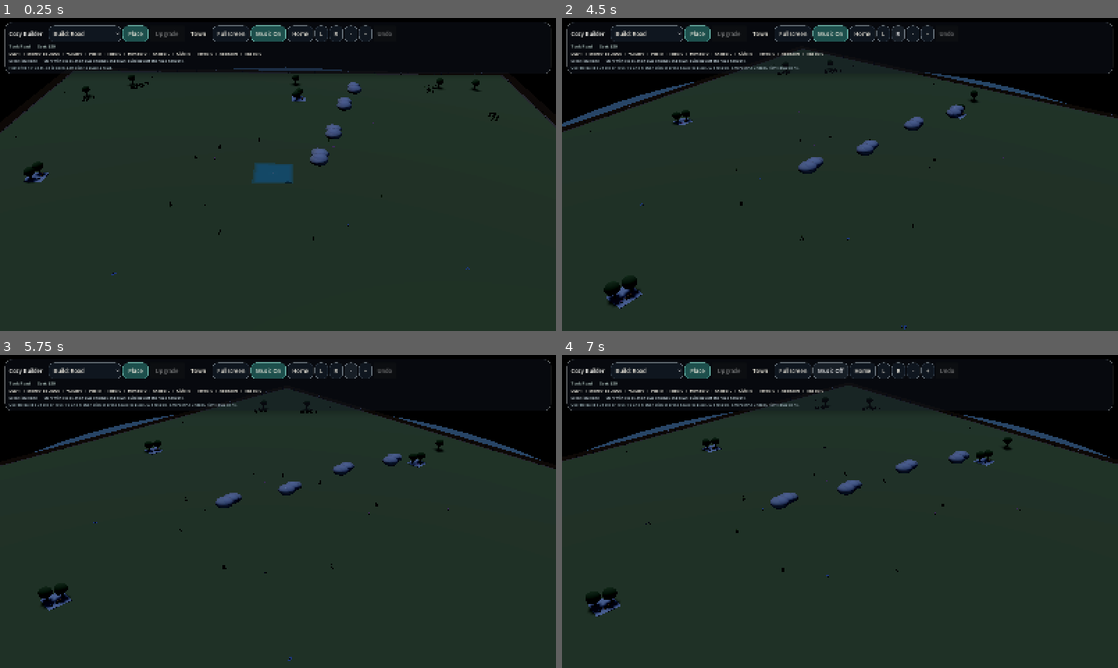
Above: before the commit, frames 1-4 (two rows, left to right).
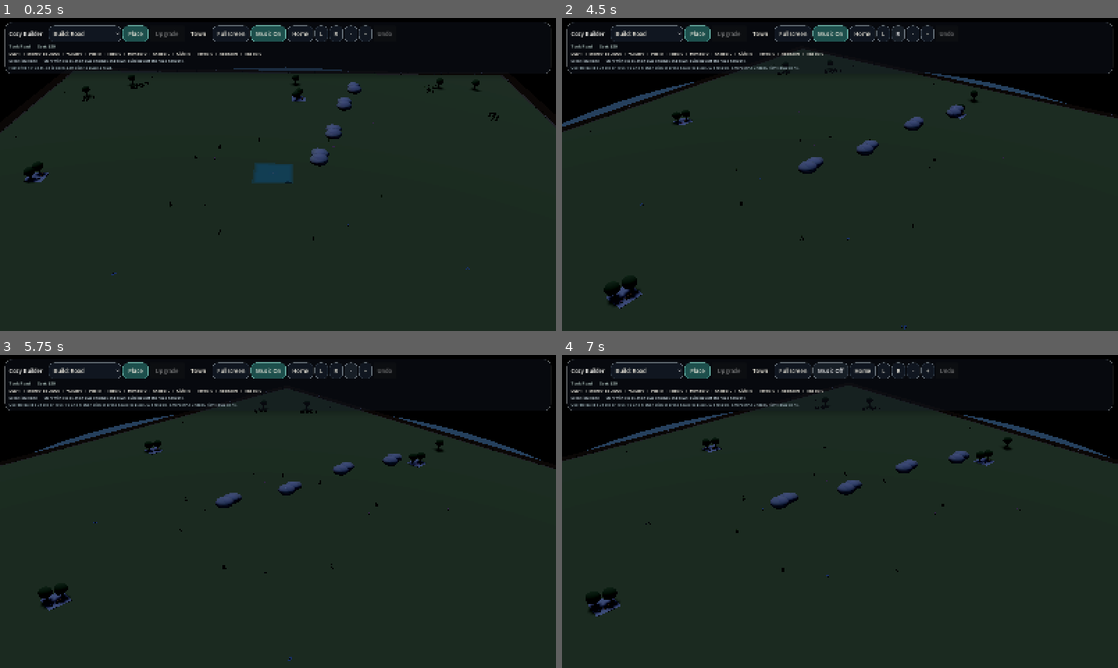
Above: after the commit, the same moments.

Repository: johnswaffles/my-backend-api
Game: Godot game, scene res://scenes/main_scene.tscn
Two runs of this game, one before a commit and one after it. Both use one fixed random seed, a clock stepped at 60 frames per second and the inputs below.
Inputs:
- Up to frame 1 (0.25 s): no input
- Up to frame 2 (4.5 s): click "Build: Road" at 0.5 s; click "Place" at 1.25 s; click "Town" at 2 s; click "Home" at 2.75 s; click "L" at 3.5 s; click "R" at 4.25 s
- Up to frame 3 (5.75 s): click "-" at 5 s
- Up to frame 4 (7 s): click "+" at 5.75 s; click "Music On" at 6.5 s

The runs differ from the first frame. In frame 1, less than 0.1% of the frame differs, in the area x 6-65%, y 20-50%; in frame 2, less than 0.1%; in frame 3, less than 0.1%; in frame 4, less than 0.1%, in the area x 27-75%, y 30-48%.

Commit message:
Greatly reduce dusk washout

Diff:
--- a/cozy-builder-godot/scenes/lighting_controller.tscn
+++ b/cozy-builder-godot/scenes/lighting_controller.tscn
@@ -18,19 +18,19 @@
 sky = SubResource("2")
 ambient_light_source = 3
 ambient_light_color = Color(0.0745098, 0.0862745, 0.117647, 1)
-ambient_light_energy = 0.08
+ambient_light_energy = 0.04
 reflected_light_source = 1
 tonemap_mode = 2
 glow_enabled = true
-glow_bloom = 0.02
-glow_intensity = 0.03
+glow_bloom = 0.005
+glow_intensity = 0.01
 fog_enabled = false
 fog_light_color = Color(0.282353, 0.223529, 0.231373, 1)
 fog_light_energy = 0.0
 fog_density = 0.0
 adjustment_enabled = true
-adjustment_brightness = 0.97
-adjustment_contrast = 1.0
+adjustment_brightness = 1.0
+adjustment_contrast = 0.98
 adjustment_saturation = 1.04
 
 [node name="LightingController" type="Node3D"]
@@ -42,11 +42,11 @@
 [node name="Sun" type="DirectionalLight3D" parent="."]
 rotation_degrees = Vector3(-68, -32, 0)
 light_color = Color(0.560784, 0.65098, 0.839216, 1)
-light_energy = 0.22
+light_energy = 0.16
 shadow_enabled = true
 directional_shadow_mode = 2
 directional_shadow_max_distance = 180.0
-shadow_blur = 0.96
+shadow_blur = 1.0
 directional_shadow_blend_splits = true
 shadow_bias = 0.04
 shadow_normal_bias = 1.8
@@ -54,5 +54,5 @@
 [node name="FillLight" type="DirectionalLight3D" parent="."]
 rotation_degrees = Vector3(-18, 136, 0)
 light_color = Color(0.235294, 0.313726, 0.505882, 1)
-light_energy = 0.05
+light_energy = 0.02
 shadow_enabled = false
--- a/cozy-builder-godot/scripts/building_system.gd
+++ b/cozy-builder-godot/scripts/building_system.gd
@@ -3043,31 +3043,31 @@
 	var town_strength := _town_light_strength()
 	var cycle := fmod(float(_day - 1) + _simulation_clock / 7.5, 6.0) / 6.0
 	var moon_wave := sin(cycle * TAU)
-	var night_strength: float = clampf(1.0 - town_strength * 0.2 + moon_wave * 0.015, 0.24, 1.0)
-	var sky_top: Color = Color(0.05, 0.06, 0.09).lerp(Color(0.08, 0.09, 0.12), town_strength * 0.4)
-	var sky_horizon: Color = Color(0.08, 0.08, 0.1).lerp(Color(0.22, 0.18, 0.16), town_strength * 0.28)
+	var night_strength: float = clampf(1.0 - town_strength * 0.1 + moon_wave * 0.01, 0.32, 1.0)
+	var sky_top: Color = Color(0.05, 0.06, 0.09).lerp(Color(0.06, 0.07, 0.1), town_strength * 0.18)
+	var sky_horizon: Color = Color(0.06, 0.06, 0.08).lerp(Color(0.12, 0.1, 0.09), town_strength * 0.12)
 	if world_environment and world_environment.environment:
 		var env: Environment = world_environment.environment
 		env.background_mode = Environment.BG_COLOR
-		env.background_color = sky_top.lerp(sky_horizon, 0.46)
-		env.ambient_light_color = sky_top.lerp(Color(0.82, 0.78, 0.74), 0.07)
-		env.ambient_light_energy = 0.08 + town_strength * 0.04
+		env.background_color = sky_top.lerp(sky_horizon, 0.24)
+		env.ambient_light_color = sky_top.lerp(Color(0.72, 0.7, 0.68), 0.05)
+		env.ambient_light_energy = 0.04 + town_strength * 0.015
 		env.fog_enabled = false
 		env.fog_density = 0.0
-		env.glow_bloom = 0.02 + town_strength * 0.015
-		env.glow_intensity = 0.03 + town_strength * 0.02
+		env.glow_bloom = 0.005 + town_strength * 0.005
+		env.glow_intensity = 0.01 + town_strength * 0.01
 		env.adjustment_enabled = true
-		env.adjustment_brightness = 0.97 + town_strength * 0.015
-		env.adjustment_contrast = 1.0 + night_strength * 0.02
+		env.adjustment_brightness = 1.0
+		env.adjustment_contrast = 0.98 + night_strength * 0.015
 		env.adjustment_saturation = 1.04
 	if sun:
-		sun.light_color = Color(0.55, 0.63, 0.82).lerp(Color(0.95, 0.8, 0.62), town_strength * 0.35)
-		sun.light_energy = 0.22 + town_strength * 0.12
+		sun.light_color = Color(0.55, 0.63, 0.82).lerp(Color(0.82, 0.74, 0.66), town_strength * 0.2)
+		sun.light_energy = 0.16 + town_strength * 0.06
 		sun.rotation_degrees = Vector3(-62.0, -30.0, 0.0)
-		sun.shadow_blur = 0.96
+		sun.shadow_blur = 1.0
 	if fill_light:
-		fill_light.light_color = Color(0.26, 0.34, 0.54).lerp(Color(0.9, 0.8, 0.68), town_strength * 0.22)
-		fill_light.light_energy = 0.05 + town_strength * 0.025
+		fill_light.light_color = Color(0.26, 0.34, 0.54).lerp(Color(0.8, 0.75, 0.7), town_strength * 0.1)
+		fill_light.light_energy = 0.02 + town_strength * 0.01
 
 	for band in _window_bands:
 		if is_instance_valid(band):
@@ -3095,7 +3095,7 @@
 		if tool == BUILD_TOOL_ROAD or SCENIC_TOOL_SPECS.has(tool):
 			continue
 		active_count += 1
-	return clampf(0.04 + float(active_count) * 0.025, 0.0, 0.22)
+	return clampf(0.03 + float(active_count) * 0.01, 0.0, 0.08)
 
 
 func _spawn_house_tile(world_position: Vector3, preview: bool) -> Node3D:
--- a/cozy-builder-godot/scripts/lighting_controller.gd
+++ b/cozy-builder-godot/scripts/lighting_controller.gd
@@ -9,31 +9,31 @@
 	var cycle := fmod(float(day - 1) + simulation_clock / 7.5, 6.0) / 6.0
 	var moon_wave := sin(cycle * TAU)
 	var town_strength: float = clampf(town_light_level, 0.0, 1.0)
-	var night_strength: float = clampf(1.0 - town_strength * 0.2 + moon_wave * 0.015, 0.24, 1.0)
-	var sky_top: Color = Color(0.05, 0.06, 0.09).lerp(Color(0.08, 0.09, 0.12), town_strength * 0.4)
-	var sky_horizon: Color = Color(0.08, 0.08, 0.1).lerp(Color(0.22, 0.18, 0.16), town_strength * 0.28)
+	var night_strength: float = clampf(1.0 - town_strength * 0.1 + moon_wave * 0.01, 0.32, 1.0)
+	var sky_top: Color = Color(0.05, 0.06, 0.09).lerp(Color(0.06, 0.07, 0.1), town_strength * 0.18)
+	var sky_horizon: Color = Color(0.06, 0.06, 0.08).lerp(Color(0.12, 0.1, 0.09), town_strength * 0.12)
 	if world_environment and world_environment.environment:
 		var env: Environment = world_environment.environment
 		env.background_mode = Environment.BG_SKY
-		env.background_color = sky_top.lerp(sky_horizon, 0.46)
-		env.ambient_light_color = sky_top.lerp(Color(0.82, 0.78, 0.74), 0.07)
-		env.ambient_light_energy = 0.08 + town_strength * 0.04
+		env.background_color = sky_top.lerp(sky_horizon, 0.24)
+		env.ambient_light_color = sky_top.lerp(Color(0.72, 0.7, 0.68), 0.05)
+		env.ambient_light_energy = 0.04 + town_strength * 0.015
 		env.fog_enabled = false
 		env.fog_density = 0.0
-		env.glow_bloom = 0.02 + town_strength * 0.015
-		env.glow_intensity = 0.03 + town_strength * 0.02
+		env.glow_bloom = 0.005 + town_strength * 0.005
+		env.glow_intensity = 0.01 + town_strength * 0.01
 		env.adjustment_enabled = true
-		env.adjustment_brightness = 0.97 + town_strength * 0.015
-		env.adjustment_contrast = 1.0 + night_strength * 0.02
+		env.adjustment_brightness = 1.0
+		env.adjustment_contrast = 0.98 + night_strength * 0.015
 		env.adjustment_saturation = 1.04
 	if sun:
-		sun.light_color = Color(0.55, 0.63, 0.82).lerp(Color(0.95, 0.8, 0.62), town_strength * 0.35)
-		sun.light_energy = 0.22 + town_strength * 0.12
+		sun.light_color = Color(0.55, 0.63, 0.82).lerp(Color(0.82, 0.74, 0.66), town_strength * 0.2)
+		sun.light_energy = 0.16 + town_strength * 0.06
 		sun.rotation_degrees = Vector3(-62.0, -30.0, 0.0)
-		sun.shadow_blur = 0.96
+		sun.shadow_blur = 1.0
 	if fill_light:
-		fill_light.light_color = Color(0.26, 0.34, 0.54).lerp(Color(0.9, 0.8, 0.68), town_strength * 0.22)
-		fill_light.light_energy = 0.05 + town_strength * 0.025
+		fill_light.light_color = Color(0.26, 0.34, 0.54).lerp(Color(0.8, 0.75, 0.7), town_strength * 0.1)
+		fill_light.light_energy = 0.02 + town_strength * 0.01
 	for band in window_bands:
 		if is_instance_valid(band):
 			var material := band.material_override as StandardMaterial3D
Not shown, changed: public/godot-playtest/index.html
Not shown, changed: public/godot-playtest/index.pck
